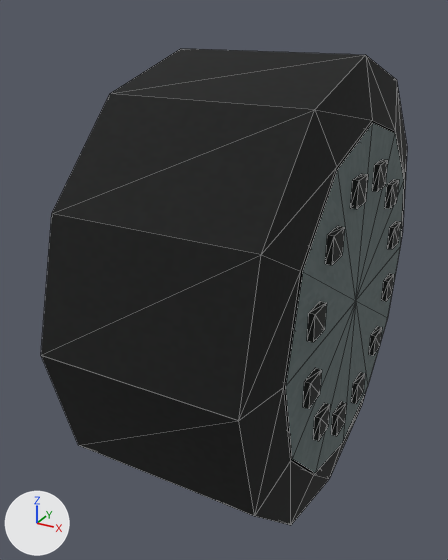
The glTF model art/temple/intro/tyre.glb, before and after one commit.
Before and after are seen from a 50 mm lens placed at (0.361, -0.769, 0.372), pointed at (-0.048, -0.026, 0.0). Arrows for +X, +Y and +Z are at lower left; the lights stay in place. The first picture is the older version. Mesh edges are drawn as thin lines. Vertices at exactly the same position are counted once.

Objects in the first picture: 'tyre'.
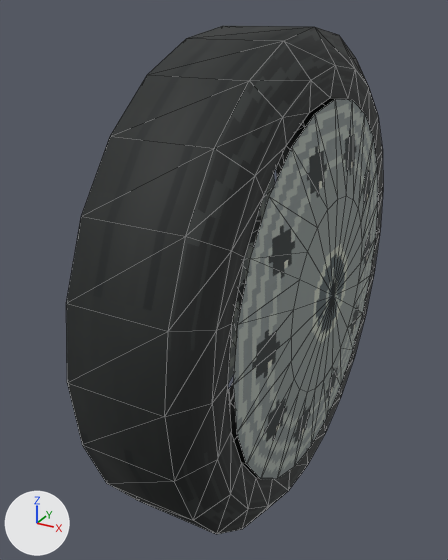
Boxes [x1, y1, x2, y2] around the edits, measured in the pictures (448 x 560 px):
'tyre', reshaped (13% narrower, 7% taller): before [41, 49, 407, 525]; after [66, 26, 383, 534]
part 1 of me_tyre, rebuilt (13% narrower, 7% taller): before [41, 49, 407, 525]; after [66, 26, 383, 534]
part 2 of me_tyre, added: after [228, 174, 275, 383]
part 3 of me_tyre, added: after [233, 99, 378, 479]
part 4 of me_tyre, deleted: before [286, 123, 404, 473]

The change in detail:
Picture 'santana_wheels' (img_santana_wheels) is new.
Material 'santana_wheels' (mat_santana_wheels) is new.
Its texture is img_santana_wheels.
Its roughness is 0.72.
me_tyre is used by ob_tyre; location (0.0, 0.0, 0.0).
me_tyre had 272 vertices, 384 faces and spanned x -0.154..0.154, y -0.32..0.32, z -0.32..0.32.
me_tyre no longer uses material mat_sedan___crisp_cloth_and_worn_plastic (picture img_sedan).
me_tyre now has 242 vertices, 384 faces and spans x -0.113..0.113, y -0.35..0.35, z -0.35..0.35.
me_tyre part 1: the loose piece of 52 vertices spanning x -0.145..0.145, y -0.32..0.32, z -0.32..0.32 is rebuilt with 144 vertices and now spans x -0.093..0.093, y -0.35..0.35, z -0.35..0.35, in mat_santana_wheels (picture img_santana_wheels).
me_tyre part 2: a new loose piece of 49 vertices spanning x -0.113..-0.096, y -0.267..0.267, z -0.267..0.267, in mat_santana_wheels (picture img_santana_wheels).
me_tyre part 3: a new loose piece of 49 vertices spanning x 0.096..0.113, y -0.267..0.267, z -0.267..0.267, in mat_santana_wheels (picture img_santana_wheels).
me_tyre part 4: 26 loose pieces with 220 vertices, spanning x -0.154..0.154, y -0.242..0.242, z -0.242..0.242, are deleted.
me_tyre gains material mat_santana_wheels (picture img_santana_wheels).
